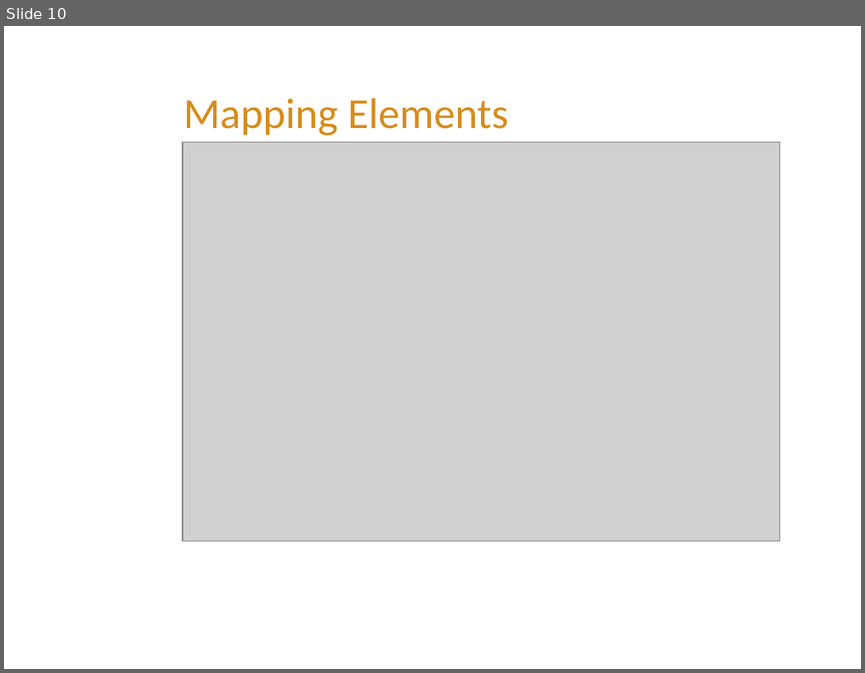
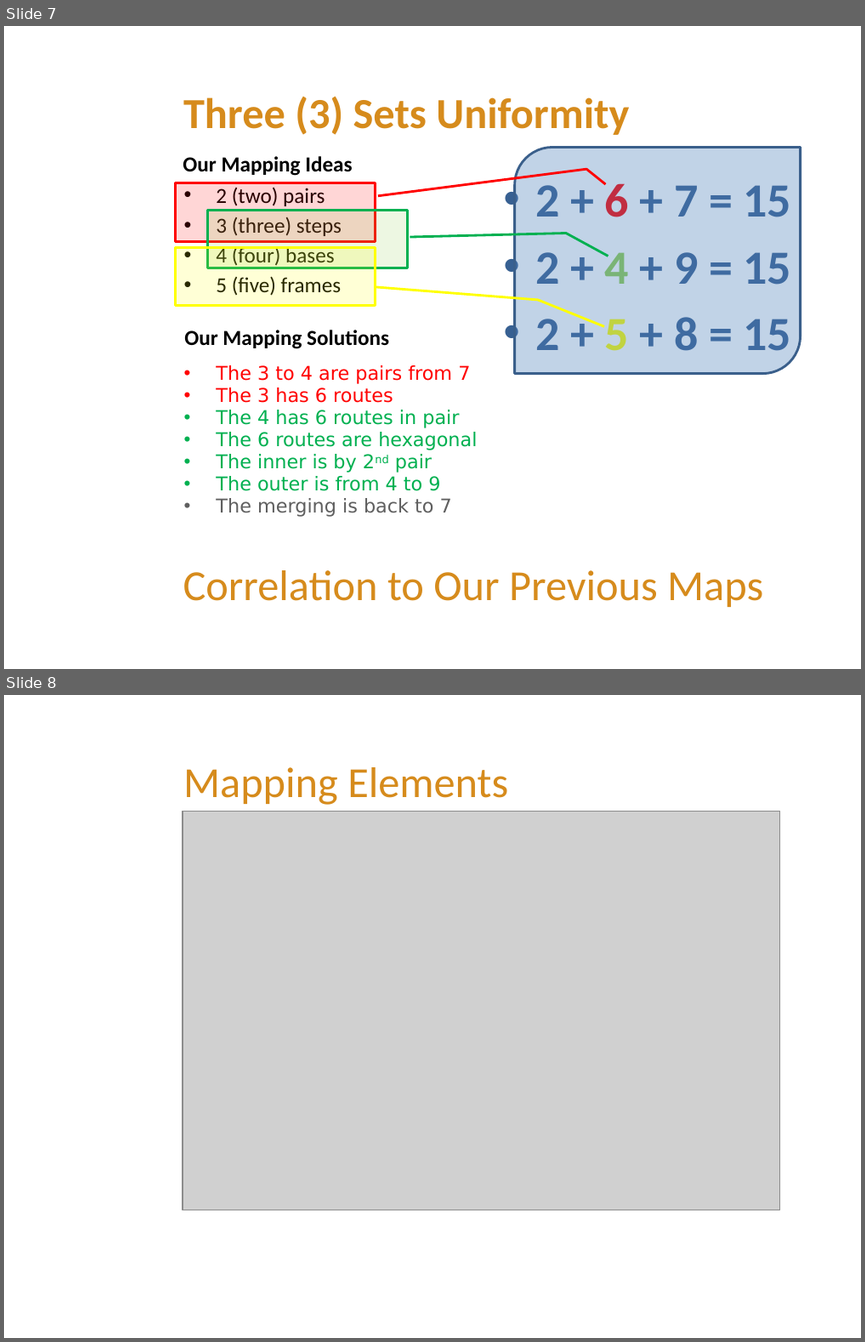
Before and after one commit to FeedMapping/Schema, a slide deck: slide/ppt/Mapping-Out.pptx. Shown one above the other, each under a label of ours: slide 10 before the commit, slides 7 and 8 after it. The pictures are 865x673 and 865x1342 pixels, drawn with LibreOffice and Linux fonts; fonts in the diff are those of the drawing; grey boxes stand for pictures; background and template pictures are left out. Boxes give left, top, right and bottom in pixels: in the first picture for what was removed or moved away, otherwise in the second. Text is boxed around its words. In the diff, an @@ line names an element or a change of style, - is before the commit and + after.

```diff
--- a/slide/ppt/Mapping-Out.pptx
+++ b/slide/ppt/Mapping-Out.pptx
@@ slide 7 added at box(4, 26, 861, 669), background picture (left out) @@
@@ title added at box(183, 96, 629, 135), 36 pt, text #D68B1C, bold @@
+Three (3) Sets Uniformity
@@ round diag rect added at box(515, 147, 800, 373), fill #4F81BD at 35% opacity, outline #3A5F8C 2 pt @@
@@ text added at box(182, 156, 352, 176), 18 pt, text #000000, bold @@
+Our Mapping Ideas
@@ border callout added at box(176, 182, 375, 241), fill #FF0000 at 16% opacity, outline #FF0000 2 pt @@
@@ text added at box(216, 188, 341, 295), 18 pt, text #000000 @@
+• 2 (two) pairs
+• 3 (three) steps
+• 4 (four) bases
+• 5 (five) frames
@@ text added at box(535, 182, 792, 361), 40 pt, text #376092, bold @@
+• 2 + 6 + 7 = 15
+• 2 + 4 + 9 = 15
+• 2 + 5 + 8 = 15
@@ border callout added at box(207, 210, 407, 268), fill #92D050 at 16% opacity, outline #00B050 2 pt @@
@@ border callout added at box(176, 247, 375, 306), fill #FFFF00 at 16% opacity, outline #FFFF00 2 pt @@
@@ text added at box(184, 329, 389, 349), 18 pt, text #000000, bold @@
+Our Mapping Solutions
@@ text added at box(216, 365, 477, 516), 16 pt, text #00B050 @@
+• The 3 to 4 are pairs from 7
+• The 3 has 6 routes
+• The 4 has 6 routes in pair
+• The 6 routes are hexagonal
+• The inner is by 2nd pair
+• The outer is from 4 to 9
+• The merging is back to 7
@@ text added at box(183, 570, 763, 607), 36 pt, text #D68B1C @@
+Correlation to Our Previous Maps
@@ what was slide 10 is now slide 8 @@
```
Also in this commit, not shown: 5 slides changed, 3 other slides added, 1 slide removed.
